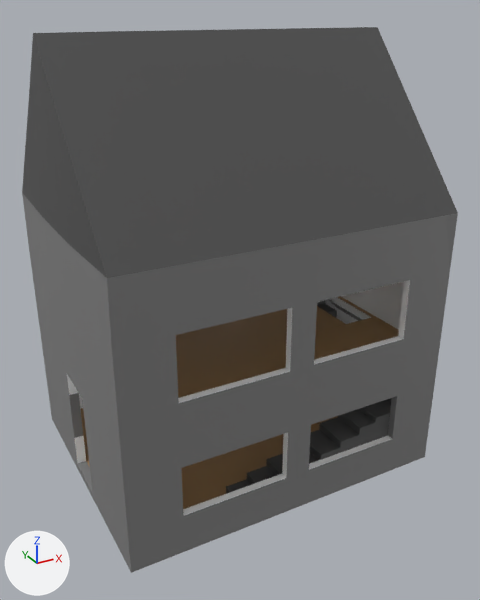
Renders of the Blender file Assets/Models/untitled.blend from each side of a commit.
Camera for both pictures: a 50 mm camera at (-2.74, -5.25, 2.92) aimed at (0.03, -0.22, 0.4). Arrows for +X, +Y and +Z are at lower left; the lights stay in place.
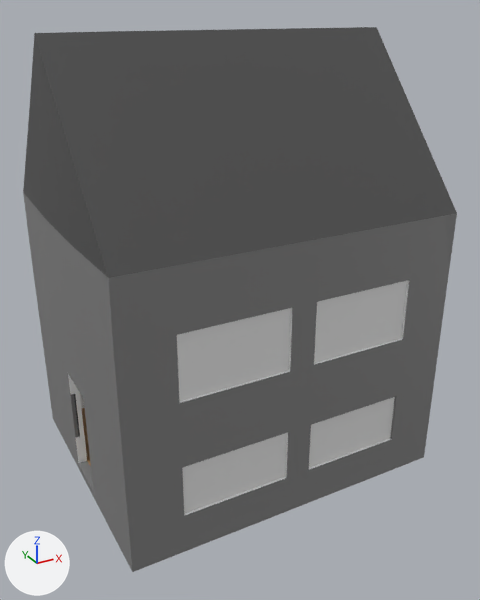
What the commit changed:
me_cube_002 is used by ob_cube_001; location (0.01, -0.04, 0.0); scale (1.48, 1.18, 1.27).
me_cube_002 had 743 vertices, 739 faces and spanned x -1.06..1.06, y -1.07..1.07, z -0.99..2.17.
me_cube_002 now has 568 vertices, 575 faces and spans x -1.06..1.06, y -1.07..1.07, z -0.99..2.17.
Part 1, on me_cube_002:
175 vertices are removed from x -1.06..1.0, y -1.0..0.81, z -0.13..0.0.
174 faces are deleted.
3 vertices move from x 1.0, y 0.35, z -0.09..0.16 to x 1.0, y 0.35, z -0.12..0.18.
10 new faces join them.
me_cube_002 part 2: 40 kept faces spanning x -1.06..1.06, y -1.06..1.06, z -0.69..0.16 get new texture (UV) coordinates.
Object 'Cube.001' (ob_cube_001) is rescaled from (1.48, 1.18, 1.27) to (1.47, 1.18, 1.27).
Object 'Plane.001' (ob_plane_001) is now shown.

What differs and where, as boxes [x1, y1, x2, y2] in the pictures (480 x 600 px):
'Cube.001', reshaped, rescaled: before [22, 27, 458, 573]; after [23, 27, 457, 572]
'Plane.001', shown: after [177, 280, 408, 514]
part 1 of me_cube_002, cut back: before [40, 296, 399, 398]; after [41, 328, 70, 393]
part 2 of me_cube_002, surface changed: [70, 339, 437, 438] in both
'Cube.002', unchanged, covered by the edit: before [226, 403, 390, 494]
